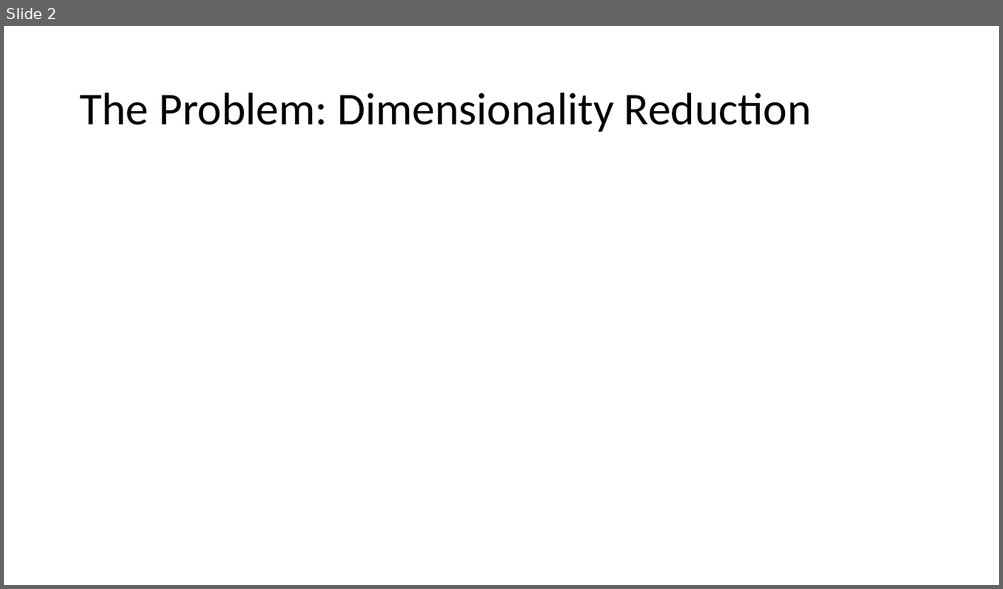
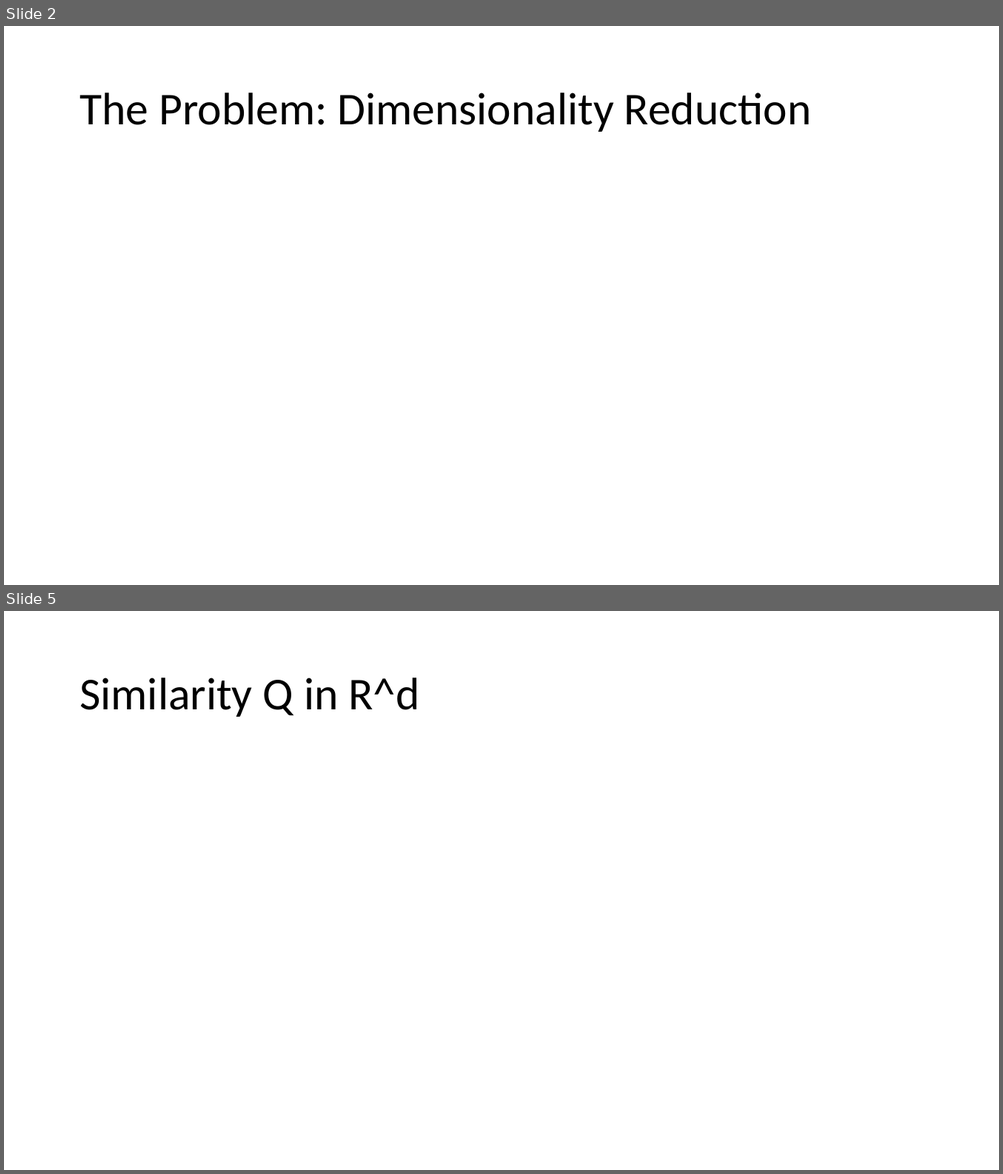
Before and after one commit to nbv3/math465_tsne, a slide deck: math465_tsne.pptx. Shown one above the other, each under a label of ours: slide 2 before the commit, slides 2 and 5 after it; the slides between them are not shown. The pictures are 1003x589 and 1003x1174 pixels, drawn with LibreOffice and Linux fonts; fonts in the diff are those of the drawing; grey boxes stand for pictures. Boxes give left, top, right and bottom in pixels: in the first picture for what was removed or moved away, otherwise in the second. Text is boxed around its words. In the diff, an @@ line names an element or a change of style, - is before the commit and + after.

```diff
--- a/math465_tsne.pptx
+++ b/math465_tsne.pptx
@@ slide 5 added at (4, 611, 999, 1170), background #FFFFFF @@
@@ title added at (79, 678, 419, 717), 44 pt, text #000000 @@
+Similarity Q in R^d
```
Also in this commit, not shown: 7 other slides added, 1 slide removed.
